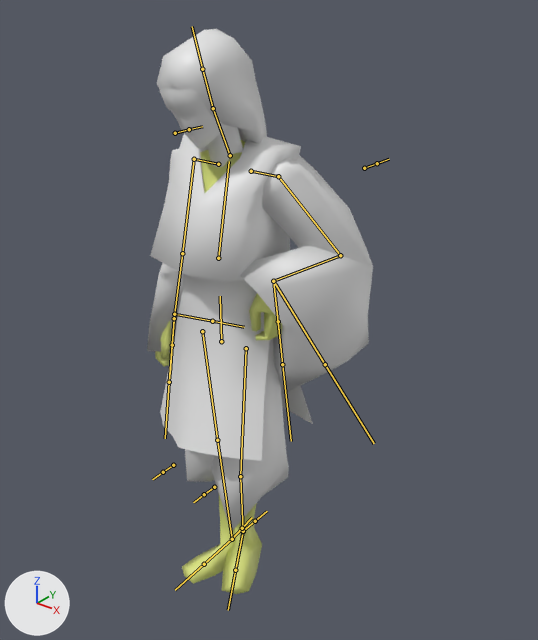
What one commit did to the FBX model Assets/Game/Art/Models/Characters/Party/Onmyoji/onmyoji.fbx.
Before and after are seen from a camera (50 mm lens) standing at (1.222, -1.365, 1.771) and looking at (0.042, 0.111, 0.855). Lighting does not change. The marker at lower left points along +X, +Y and +Z. Both versions are drawn at the pose saved in each file; the numbers are the values there. The bones that bend it are drawn over the model as lines.

The first picture shows 'Arms.001', 'Hair', 'Hands', 'Head', 'Legs', 'Torso.001'.
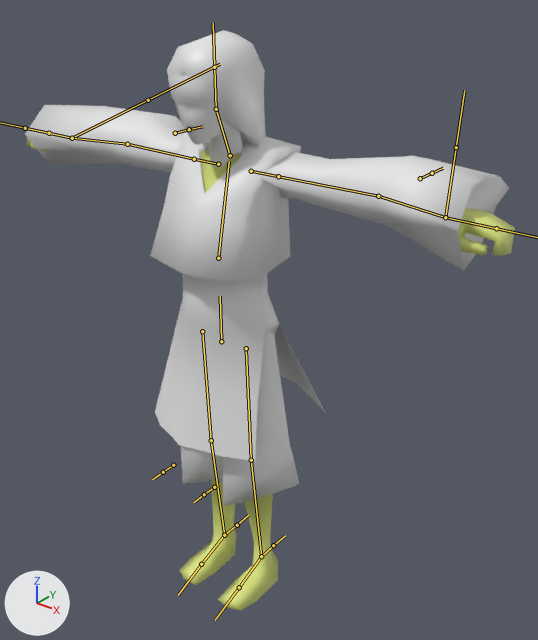
The change in detail:
Bone 'Neck' (bone_neck) turns from (0, 2, -5) to (0, 0, 0) degrees about its own x, y and z.
Bone 'Head' (bone_head) turns from (13, -1, 0) to (0, 0, 0) degrees about its own x, y and z.
Bone 'UpperArm.l' (bone_upperarm_l) turns from (-82, 37, -27) to (0, 0, 0) degrees about its own x, y and z.
Bone 'ForeArm.l' (bone_forearm_l) turns from (97, 4, -3) to (0, 0, 0) degrees about its own x, y and z.
Bone 'Hand.l' (bone_hand_l) turns from (-1, -29, 68) to (0, 0, 0) degrees about its own x, y and z.
Bone 'Sleeve.l' (bone_sleeve_l) turns from (-5, -5, -23) to (0, 0, 0) degrees about its own x, y and z.
Bone 'UpperArm.r' (bone_upperarm_r) turns from (-81, -5, 55) to (0, 0, 0) degrees about its own x, y and z.
Bone 'ForeArm.r' (bone_forearm_r) turns from (-27, 51, -23) to (0, 0, 0) degrees about its own x, y and z.
Bone 'Hand.r' (bone_hand_r) turns from (1, -2, 10) to (0, 0, 0) degrees about its own x, y and z.
Bone 'Sleeve.r' (bone_sleeve_r) turns from (1, 26, 63) to (0, 0, 0) degrees about its own x, y and z.
Bone 'Thigh.l' (bone_thigh_l) turns from (14, -14, 2) to (0, 0, 0) degrees about its own x, y and z.
Bone 'Calf.l' (bone_calf_l) turns from (33, -16, 6) to (0, 0, 0) degrees about its own x, y and z.
Bone 'Thigh.r' (bone_thigh_r) turns from (-2, 5, 2) to (0, 0, 0) degrees about its own x, y and z.
Bone 'Calf.r' (bone_calf_r) turns from (-4, 0, 0) to (0, 0, 0) degrees about its own x, y and z.
Bone 'Foot.r' (bone_foot_r) turns from (0, 0, -8) to (0, 0, 0) degrees about its own x, y and z.

Where the change shows, as pixel boxes [x1, y1, x2, y2] in the pictures (538 x 640 px):
'Arms.001', posed (114% wider, 32% shorter): before [147, 149, 373, 395]; after [25, 105, 509, 271]
'Torso.001', posed (7% wider): before [150, 133, 313, 461]; after [150, 132, 325, 461]
'Legs', posed (13% wider, 10% taller): before [182, 339, 289, 594]; after [179, 331, 300, 611]
'Hair', posed (10% narrower): before [157, 29, 267, 143]; after [167, 30, 266, 146]
'Head', posed (10% narrower, 14% taller): before [160, 84, 243, 167]; after [168, 72, 243, 167]
'Hands', posed: before [155, 293, 282, 367]; after [27, 138, 515, 256]
bone 'Neck', root to tip: before (230, 155) to (213, 108); after (230, 155) to (216, 109)
bone 'Head', root to tip: before (213, 108) to (202, 69); after (216, 109) to (214, 67)
bone 'UpperArm.l', root to tip: before (278, 176) to (340, 255); after (278, 176) to (378, 196)
bone 'ForeArm.l', root to tip: before (340, 255) to (273, 281); after (378, 196) to (445, 217)
bone 'Hand.l', root to tip: before (273, 281) to (278, 321); after (445, 217) to (496, 228)
bone 'Sleeve.l', root to tip: before (273, 281) to (325, 364); after (445, 217) to (456, 147)
bone 'UpperArm.r', root to tip: before (194, 159) to (182, 253); after (194, 159) to (127, 144)
bone 'ForeArm.r', root to tip: before (182, 253) to (174, 314); after (127, 144) to (72, 138)
bone 'Hand.r', root to tip: before (174, 314) to (172, 345); after (72, 138) to (49, 133)
bone 'Sleeve.r', root to tip: before (174, 314) to (212, 321); after (72, 138) to (148, 100)
bone 'Thigh.l', root to tip: before (246, 348) to (240, 476); after (246, 348) to (251, 460)
bone 'Calf.l', root to tip: before (240, 476) to (243, 531); after (251, 460) to (261, 556)
bone 'Thigh.r', root to tip: before (202, 331) to (217, 440); after (202, 331) to (211, 440)
bone 'Calf.r', root to tip: before (217, 440) to (232, 539); after (211, 440) to (224, 535)
bone 'Foot.r', root to tip: before (232, 539) to (204, 564); after (224, 535) to (201, 564)
